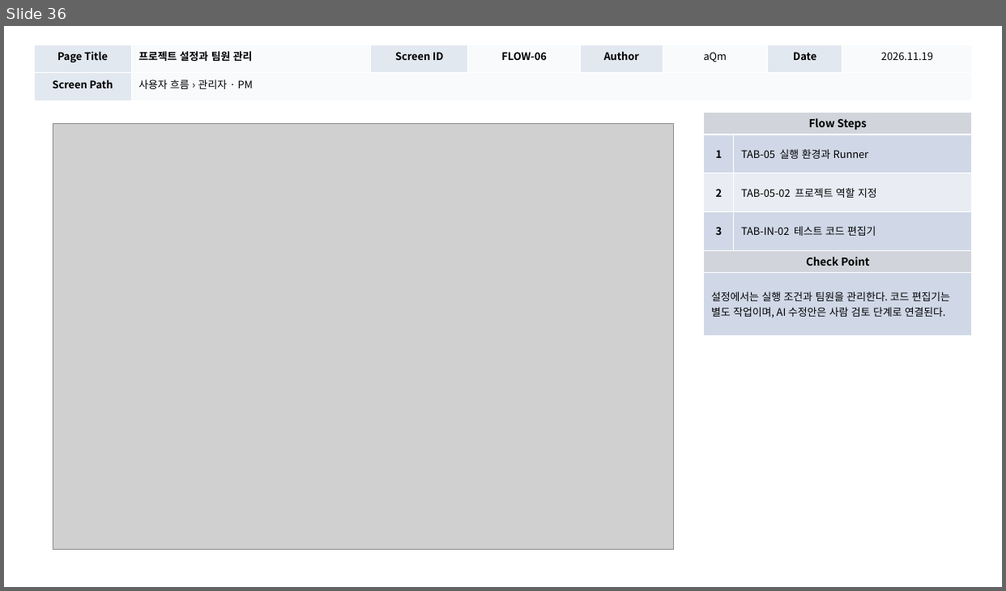
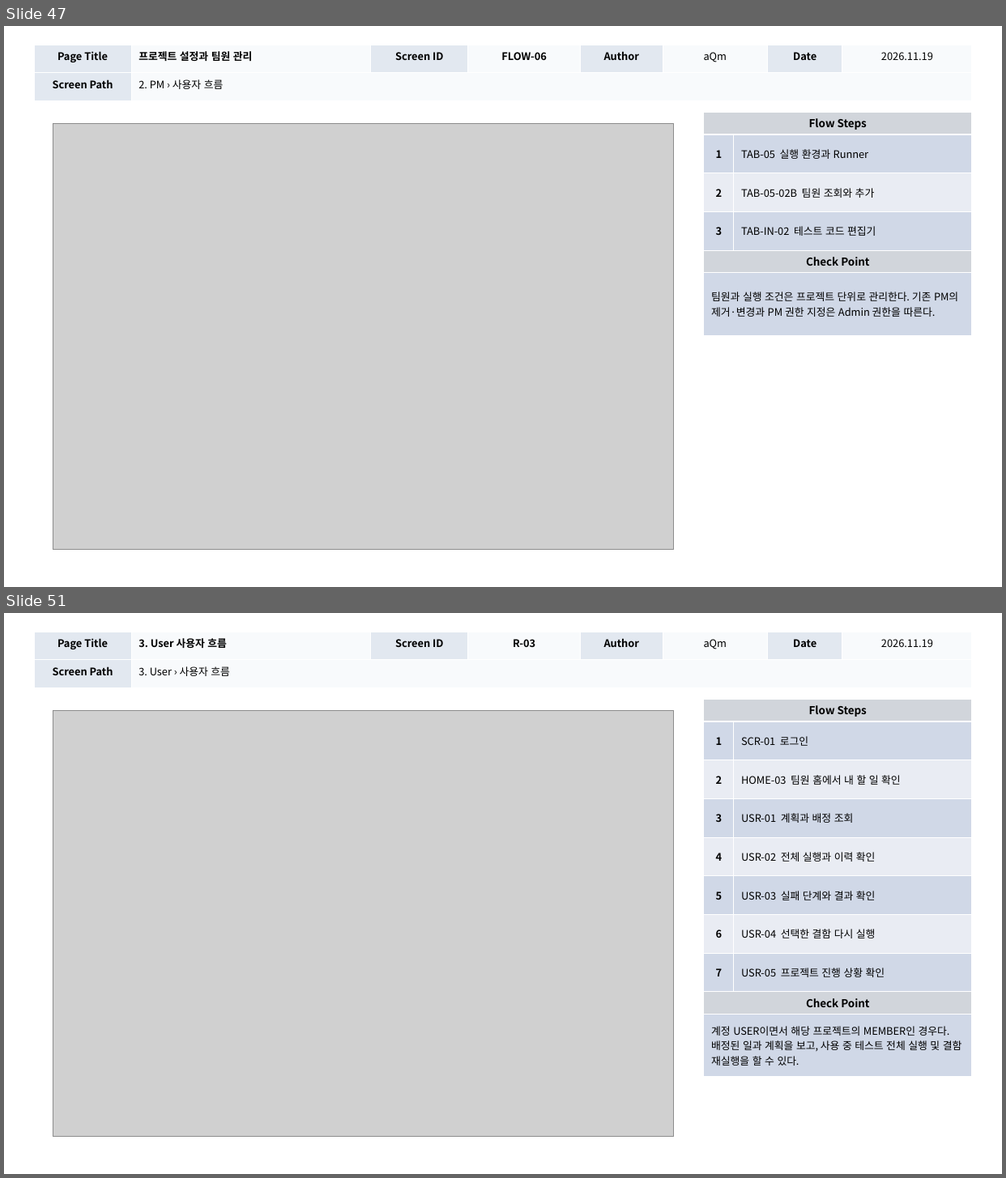
Before and after one commit to digitalist-corp/AI-TestOps, a slide deck: docs/aQm-산출물/AI-TestOps_UI설계서_(v1.0)_20261119.pptx. Shown one above the other, each under a label of ours: slide 36 before the commit, slides 47 and 51 after it; the slides between them are not shown. The pictures are 1006x591 and 1006x1178 pixels, drawn with LibreOffice and Linux fonts; fonts in the diff are those of the drawing; grey boxes stand for pictures. Boxes give left, top, right and bottom in pixels: in the first picture for what was removed or moved away, otherwise in the second. Text is boxed around its words. In the diff, an @@ line names an element or a change of style, - is before the commit and + after.

Commit message:
docs: UI 위치도 분리와 역할별 사용자 흐름 정리

```diff
--- a/docs/aQm-산출물/AI-TestOps_UI설계서_(v1.0)_20261119.pptx
+++ b/docs/aQm-산출물/AI-TestOps_UI설계서_(v1.0)_20261119.pptx
@@ slide 51 added at [4,613,1002,1174], background #FFFFFF @@
@@ table added at [34,632,972,688], 2 rows, 8 columns @@
+Page Title | 3. User 사용자 흐름 | Screen ID | R-03 | Author | aQm | Date | 2026.11.19
+Screen Path | 3. User › 사용자 흐름 |  |  |  |  |  | 
@@ table added at [704,699,972,1077], 10 rows, 2 columns @@
+Flow Steps | 
+1 | SCR-01 로그인
+2 | HOME-03 팀원 홈에서 내 할 일 확인
+3 | USR-01 계획과 배정 조회
+4 | USR-02 전체 실행과 이력 확인
+5 | USR-03 실패 단계와 결과 확인
+6 | USR-04 선택한 결함 다시 실행
+7 | USR-05 프로젝트 진행 상황 확인
+Check Point | 
+계정 USER이면서 해당 프로젝트의 MEMBER인 경우다. 배정된 일과 계획을 보고, 사용 중 테스트 전체 실행 및 결함 재실행을 할 수 있다. | 
@@ picture added at [53,710,674,1137] @@
@@ what was slide 36 is now slide 47 @@
@@ slide 47 changed as well @@
@@ table at [34,45,972,101] @@
-row 2, column 2: 사용자 흐름 › 관리자 · PM
+row 2, column 2: 2. PM › 사용자 흐름
@@ table at [704,112,972,336] @@
-row 3, column 2: TAB-05-02 프로젝트 역할 지정
+row 3, column 2: TAB-05-02B 팀원 조회와 추가
-row 6, column 1: 설정에서는 실행 조건과 팀원을 관리한다. 코드 편집기는 별도 작업이며, AI 수정안은 사람 검토 단계로 연결된다.
+row 6, column 1: 팀원과 실행 조건은 프로젝트 단위로 관리한다. 기존 PM의 제거·변경과 PM 권한 지정은 Admin 권한을 따른다.
```
Also in this commit, not shown: 45 other slides changed, 10 other slides added.
